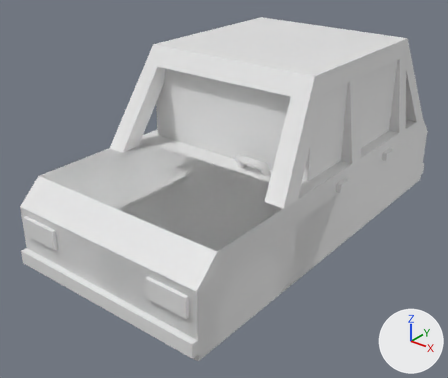
The glTF model build/graphics/car.glb as it was, and as the next commit left it.
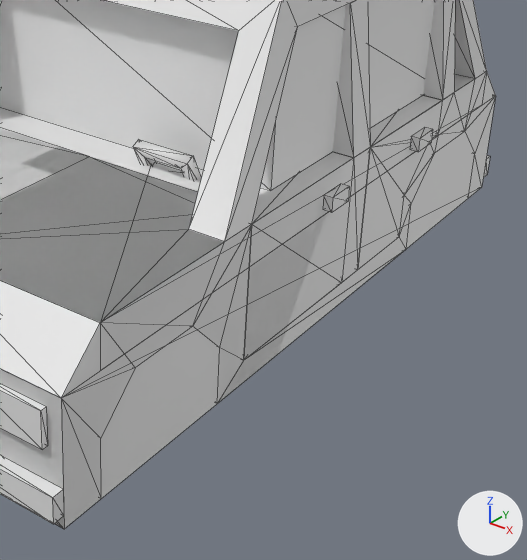
Old and new are each drawn whole from a 50 mm camera at (2.03, -2.84, 1.72) aimed at (-0.07, -0.21, 0.09) and again close up on the part from 37% to 99% of the width and 21% to 100% of the height. The lights are fixed; the arrows at lower right show +X, +Y and +Z. The close-ups show mesh edges as thin lines. Objects named as collision shapes, trigger or cutter boxes, shadow casters or lower levels of detail are left out. Where no turn or scale is listed for an object, it has been applied to the vertices. Vertices at the same position are counted once.

In view in the first close-up: 'Cube.002', 'Cube.004', 'Cube.006', 'Steering wheel', 'body', 'door_1', 'door_3'.
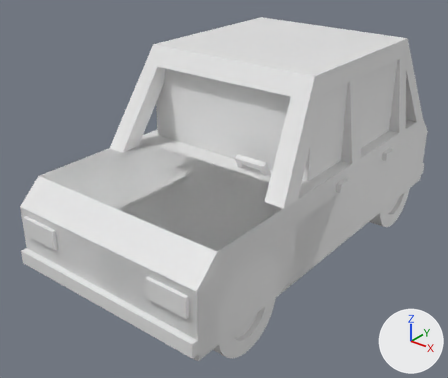
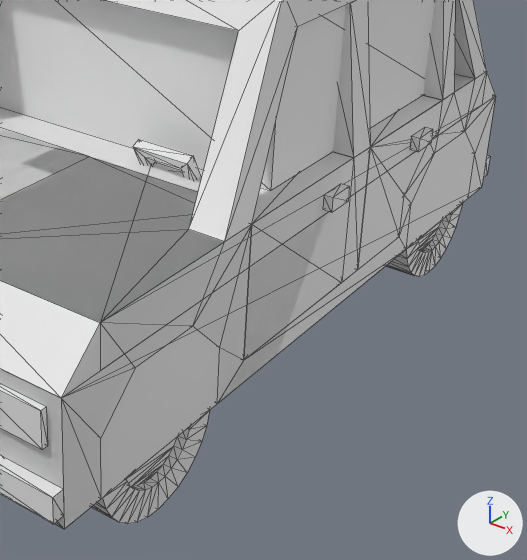
Where the newer file only moved an object's origin or applied its transform, the numbers keep the older frame.

Boxes (x1, y1, x2, y2) around the edits, measured in the close-ups (527 x 560 px):
'wheel_fl', added
    after: (92, 410, 210, 524)
'Cylinder.001', added
    after: (386, 204, 462, 277)
'Steering wheel', surface changed
    both: (133, 139, 193, 180)

The change, as a diff of the scene's bpy script:
```diff
--- a/build/graphics/car.glb.py
+++ b/build/graphics/car.glb.py
@@ me_cube_007 @@
 me_cube_007.from_pydata(...)  # 40 vertices, 56 faces; spans x -0.096..0.096, y -0.134..0.059, z -0.092..0.092
 # used by ob_steering_wheel; location = (0.239, -0.332, 0.326)
+# me_cube_007 part 1: the surface is now shaded flat
@@ me_cylinder_003 @@
+me_cylinder_003.from_pydata(...)  # 136 vertices, 258 faces; spans x -0.03..0.122, y -0.235..0.235, z -0.235..0.235
@@ ob_cylinder_001 @@
+ob_cylinder_001 = bpy.data.objects.new('Cylinder.001', me_cylinder_003)
+ob_cylinder_001.location = (0.482, 0.787, -0.123)
@@ ob_wheel_fl_1 @@
+ob_wheel_fl_1 = bpy.data.objects.new('wheel_fl', me_cylinder_003)
+ob_wheel_fl_1.location = (0.482, -0.864, -0.123)
```
